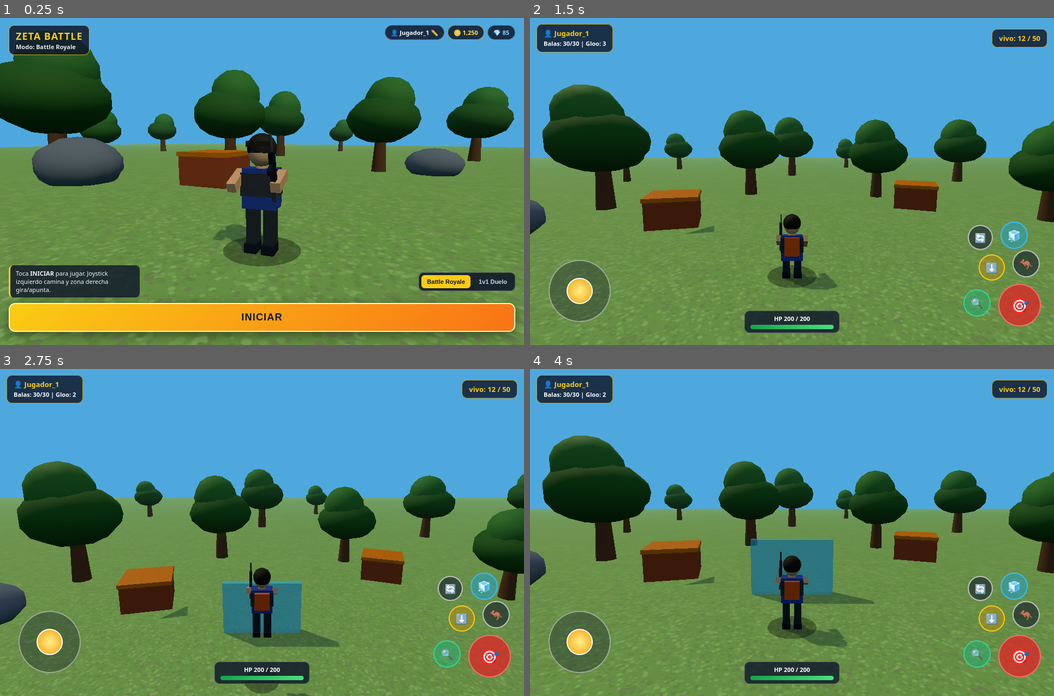
Above: before the commit, frames 1-4 (two rows, left to right).
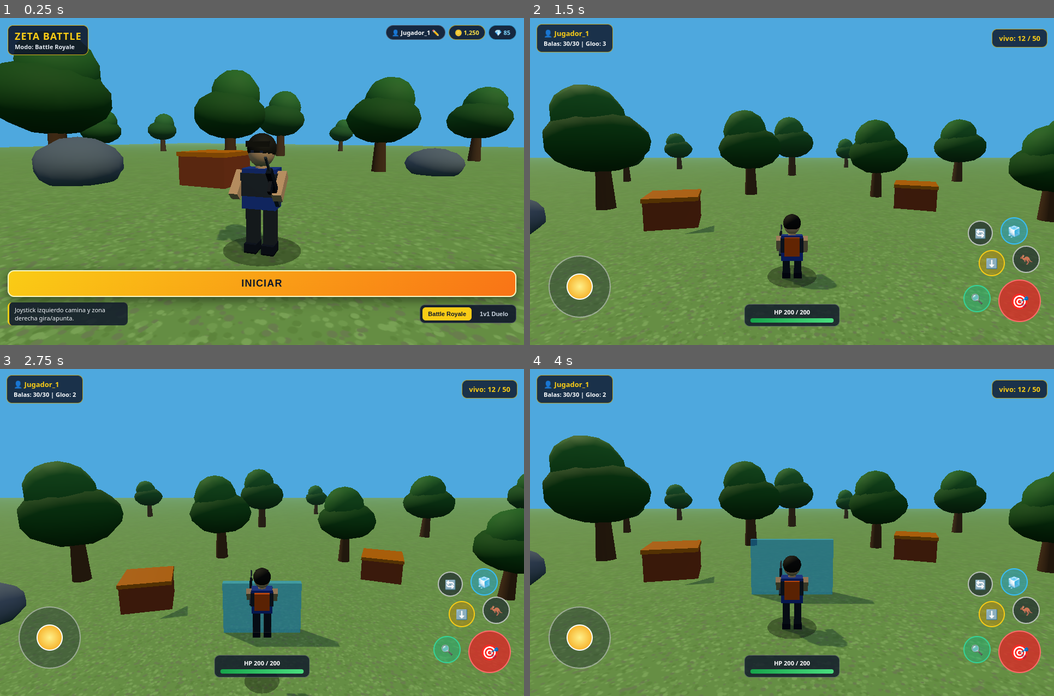
Above: after the commit, the same moments.

Repository: delvisvillalba5-cell/juego-servidor
Game: browser game, page index.html
Two runs of this game, one before a commit and one after it. Both use one fixed random seed, a clock stepped at 60 frames per second and the inputs below.
Inputs (mouse positions are in pixels of both pictures, inside the frame that each line leads up to; where the layout moved, square brackets give the same spot in the first picture):
- Up to frame 1 (0.25 s): no input
- Up to frame 2 (1.5 s): click "INICIAR" at 0.27 s; click (792, 214) at 1.07 s; click "⬇️" at 1.27 s
- Up to frame 3 (2.75 s): click (157, 499) at 1.67 s; click (47, 637) [47, 640] at 1.87 s; click "🦘" at 2.02 s; press the mouse at (366, 483) at 2.27 s; release the mouse at (262, 467) at 2.4 s; click "🧊" at 2.47 s
- Up to frame 4 (4 s): click (870, 597) at 2.87 s; click "🎯" at 3.07 s; click (661, 614) at 3.47 s; click "🔄" at 3.67 s

The runs differ from the first frame. In frame 1, 21% of the frame differs, in the area x 0-99%, y 2-98%; in frame 2, 3.7%; in frame 3, 3.6%; in frame 4, 3.7%.

Commit message:
Actualizar index.html

Diff:
--- a/index.html
+++ b/index.html
@@ -44,7 +44,7 @@
             display: flex;
             flex-direction: column;
             justify-content: space-between;
-            padding: 14px 16px 24px;
+            padding: 14px 14px 36px;
             background: transparent;
             pointer-events: none;
         }
@@ -60,8 +60,8 @@
             pointer-events: auto;
         }
         .brand-box {
-            background: rgba(15, 23, 42, 0.85);
-            border: 1px solid rgba(250, 204, 21, 0.8);
+            background: rgba(15, 23, 42, 0.88);
+            border: 1px solid rgba(250, 204, 21, 0.85);
             border-radius: 10px;
             padding: 7px 12px;
         }
@@ -83,7 +83,7 @@
             flex-wrap: wrap;
         }
         .stat-pill {
-            background: rgba(15, 23, 42, 0.85);
+            background: rgba(15, 23, 42, 0.88);
             border: 1px solid rgba(255, 255, 255, 0.25);
             border-radius: 999px;
             padding: 5px 10px;
@@ -116,21 +116,21 @@
             flex-wrap: wrap;
         }
         .lobby-tip {
-            background: rgba(15, 23, 42, 0.82);
+            background: rgba(15, 23, 42, 0.85);
             border-left: 3px solid #facc15;
             border-radius: 8px;
-            padding: 7px 10px;
+            padding: 6px 10px;
             color: #f1f5f9;
             font-size: 11px;
-            max-width: 240px;
+            max-width: 220px;
         }
         .mode-selector {
             display: flex;
             gap: 5px;
-            background: rgba(15, 23, 42, 0.88);
+            background: rgba(15, 23, 42, 0.9);
             padding: 4px;
             border-radius: 9px;
-            border: 1px solid rgba(255, 255, 255, 0.2);
+            border: 1px solid rgba(255, 255, 255, 0.22);
         }
         .mode-btn {
             border: none;
@@ -147,17 +147,19 @@
             color: #0f172a;
         }
         #btn-iniciar-juego {
+            display: block;
             width: 100%;
+            min-height: 48px;
             background: linear-gradient(135deg, #facc15, #f97316);
             color: #0f172a;
             border: 2px solid #fef9c3;
             border-radius: 12px;
-            padding: 14px 20px;
+            padding: 12px 18px;
             font-size: 18px;
             font-weight: 900;
             letter-spacing: 1.2px;
             cursor: pointer;
-            box-shadow: 0 6px 20px rgba(0, 0, 0, 0.45);
+            box-shadow: 0 6px 20px rgba(0, 0, 0, 0.5);
         }
         #btn-iniciar-juego:active {
             transform: scale(0.97);
@@ -218,7 +220,7 @@
         }
         #hud-hp {
             position: absolute;
-            bottom: 22px;
+            bottom: 34px;
             left: 50%;
             transform: translateX(-50%);
             width: 175px;
@@ -284,7 +286,7 @@
             border-color: #facc15;
         }
         #btn-disparo {
-            bottom: 34px;
+            bottom: 42px;
             right: 24px;
             background: rgba(220, 38, 38, 0.78);
             border-color: #ff6b6b;
@@ -293,7 +295,7 @@
             font-size: 28px;
         }
         #btn-mira {
-            bottom: 52px;
+            bottom: 60px;
             right: 116px;
             width: 50px;
             height: 50px;
@@ -302,13 +304,13 @@
             font-size: 18px;
         }
         #btn-salto {
-            bottom: 124px;
+            bottom: 132px;
             right: 26px;
             width: 50px;
             height: 50px;
         }
         #btn-agachar {
-            bottom: 118px;
+            bottom: 126px;
             right: 90px;
             width: 48px;
             height: 48px;
@@ -317,7 +319,7 @@
             font-size: 18px;
         }
         #btn-gloo {
-            bottom: 176px;
+            bottom: 184px;
             right: 48px;
             width: 50px;
             height: 50px;
@@ -325,7 +327,7 @@
             background: rgba(14, 165, 233, 0.42);
         }
         #btn-recargar {
-            bottom: 174px;
+            bottom: 182px;
             right: 112px;
             width: 46px;
             height: 46px;
@@ -333,7 +335,7 @@
         }
         #joystick-base {
             position: absolute;
-            bottom: 42px;
+            bottom: 50px;
             left: 34px;
             width: 114px;
             height: 114px;
@@ -377,17 +379,17 @@
             </div>
 
             <div class="lobby-bottom">
+                <button id="btn-iniciar-juego">INICIAR</button>
+
                 <div class="lobby-row-actions">
                     <div class="lobby-tip">
-                        Toca <b>INICIAR</b> para jugar. Joystick izquierdo camina y zona derecha gira/apunta.
+                        Joystick izquierdo camina y zona derecha gira/apunta.
                     </div>
                     <div class="mode-selector">
                         <button class="mode-btn activo" data-modo="Battle Royale">Battle Royale</button>
                         <button class="mode-btn" data-modo="1v1 Duelo">1v1 Duelo</button>
                     </div>
                 </div>
-
-                <button id="btn-iniciar-juego">INICIAR</button>
             </div>
         </div>
 
@@ -457,11 +459,18 @@
             });
         });
 
-        document.getElementById('btn-iniciar-juego').addEventListener('click', () => {
+        function entrarPartida() {
             enLobby = false;
             lobbyScreen.classList.add('oculto');
             gameplayUi.classList.add('activo');
-        });
+        }
+
+        const btnIniciar = document.getElementById('btn-iniciar-juego');
+        btnIniciar.addEventListener('click', entrarPartida);
+        btnIniciar.addEventListener('touchstart', (e) => {
+            e.preventDefault();
+            entrarPartida();
+        }, { passive: false });
 
         const scene = new THREE.Scene();
         scene.background = new THREE.Color(0x4ea8de);
@@ -614,7 +623,6 @@
         sombraJugador.position.y = 0.03;
         scene.add(sombraJugador);
 
-        // Personaje 3D con extremidades bien conectadas
         const jugadorMesh = new THREE.Group();
 
         const matPiel = new THREE.MeshStandardMaterial({ color: 0xe8b48a, roughness: 0.62 });
@@ -740,7 +748,6 @@
         jugadorMesh.add(pivotePiernaIzq, pivotePiernaDer, torsoGrupo);
         scene.add(jugadorMesh);
 
-        // Estado del jugador y cámara
         let velY = 0;
         let enSuelo = true;
         let agachado = false;
@@ -1029,8 +1036,8 @@
                 jugadorMesh.rotation.y = 0.2;
                 pivotePiernaIzq.rotation.x = 0;
                 pivotePiernaDer.rotation.x = 0;
-                pivoteBrazoDer.rotation.x = -1.25;
-                pivoteBrazoIzq.rotation.x = -1.15;
+                pivoteBrazoDer.rotation.x = -0.82;
+                pivoteBrazoIzq.rotation.x = -0.75;
 
                 const radioLobby = 5.2;
                 camera.position.set(
@@ -1090,13 +1097,13 @@
                 const angPierna = Math.sin(cicloPaso) * 0.62 * intensidadMov;
                 pivotePiernaIzq.rotation.x = angPierna;
                 pivotePiernaDer.rotation.x = -angPierna;
-                pivoteBrazoIzq.rotation.x = apuntando ? -1.45 : -angPierna * 0.55;
-                pivoteBrazoDer.rotation.x = apuntando ? -1.52 : angPierna * 0.4;
+                pivoteBrazoIzq.rotation.x = apuntando ? -1.1 : -angPierna * 0.55;
+                pivoteBrazoDer.rotation.x = apuntando ? -1.15 : angPierna * 0.4;
             } else {
                 pivotePiernaIzq.rotation.x *= 0.8;
                 pivotePiernaDer.rotation.x *= 0.8;
-                const targetBrazoDer = apuntando ? -1.52 : -1.25;
-                const targetBrazoIzq = apuntando ? -1.45 : -1.15;
+                const targetBrazoDer = apuntando ? -1.15 : -0.82;
+                const targetBrazoIzq = apuntando ? -1.1 : -0.75;
                 pivoteBrazoDer.rotation.x += (targetBrazoDer - pivoteBrazoDer.rotation.x) * 0.2;
                 pivoteBrazoIzq.rotation.x += (targetBrazoIzq - pivoteBrazoIzq.rotation.x) * 0.2;
             }
